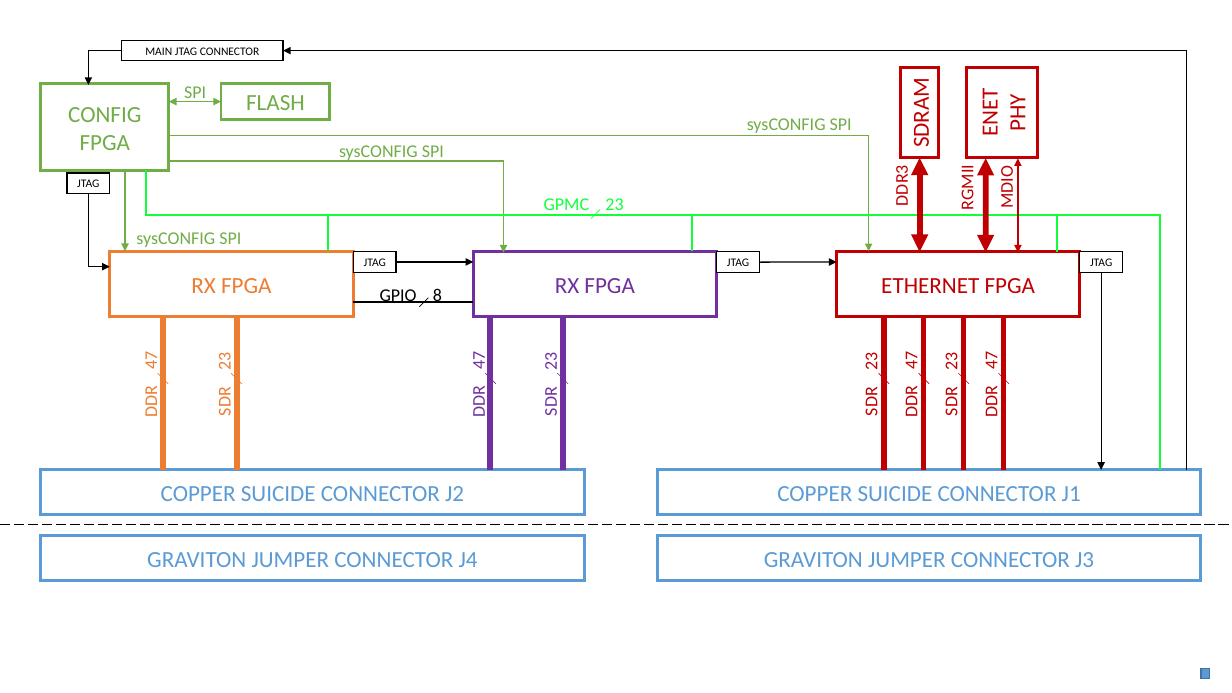
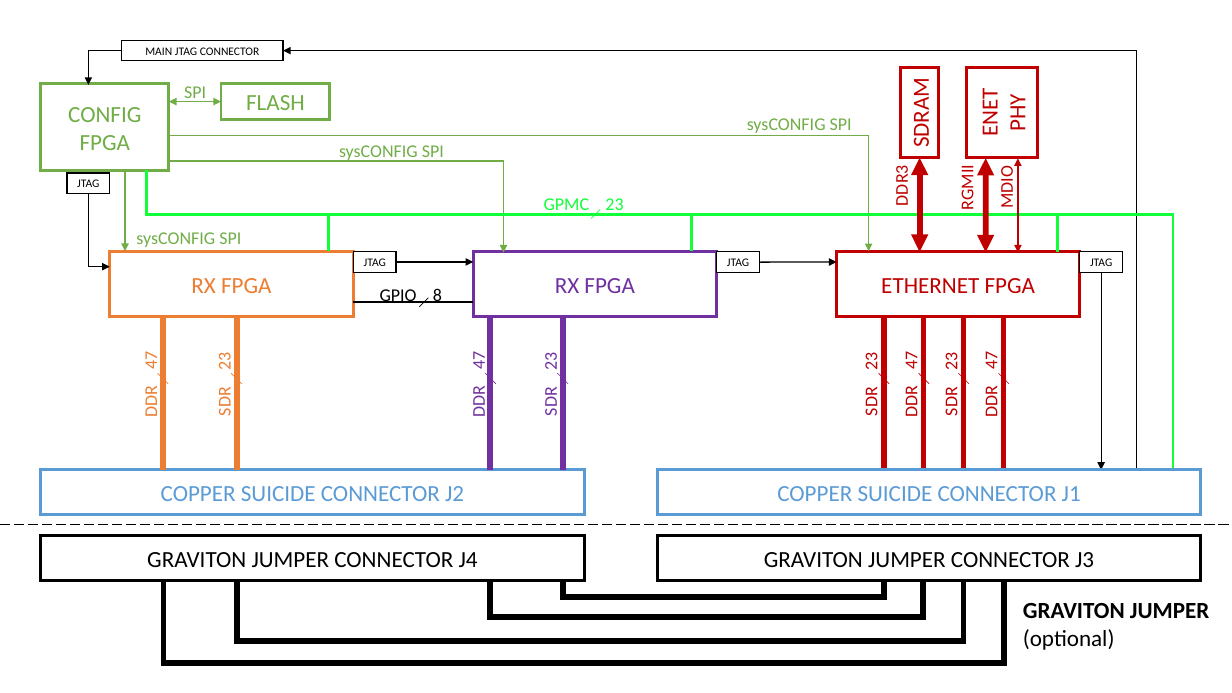
Before and after one commit to siglabsoss/graviton, a slide deck: slide 2 of docs/User Guide Block Diagrams.pptx. Drawn at 1232x693 pixels with LibreOffice and Linux fonts; fonts in the diff are those of the drawing. Boxes give left, top, right and bottom in pixels: in the first picture for what was removed or moved away, otherwise in the second. Text is boxed around its words. In the diff, an @@ line names an element or a change of style, - is before the commit and + after.

```diff
--- a/docs/User Guide Block Diagrams.pptx
+++ b/docs/User Guide Block Diagrams.pptx
@@ elbow arrow moved from (1187, 470) - (283, 51) to (1137, 470) - (283, 51) @@
@@ elbow line moved from (1057, 214) - (1160, 470) to (1057, 214) - (1174, 470) @@
@@ elbow line (1057, 214) - (1174, 470): stroke #11FF39 1.5 pt to #11FF39 2.25 pt @@
@@ rectangle moved from (x1=1156, y1=470, x2=1165, y2=480) to (x1=1169, y1=470, x2=1177, y2=480) @@
@@ rectangle "GRAVITON JUMPER CONNECTOR J4" at (x1=41, y1=536, x2=584, y2=580): text colour #5B9BD5 to #000000; outline #5B9BD5 2.25 pt to #000000 2.25 pt @@
@@ rectangle "GRAVITON JUMPER CONNECTOR J3" at (x1=657, y1=536, x2=1201, y2=580): text colour #5B9BD5 to #000000; outline #5B9BD5 2.25 pt to #000000 2.25 pt @@
@@ rectangle moved from (x1=1202, y1=669, x2=1210, y2=678) to (x1=558, y1=571, x2=567, y2=580) @@
@@ group added at (x1=159, y1=571, x2=1209, y2=664): 7 rectangles, 4 elbow lines, 1 text @@
+GRAVITON JUMPER
+(optional)
```
Also in this commit, not shown: 1 slide added, 1 other file.
